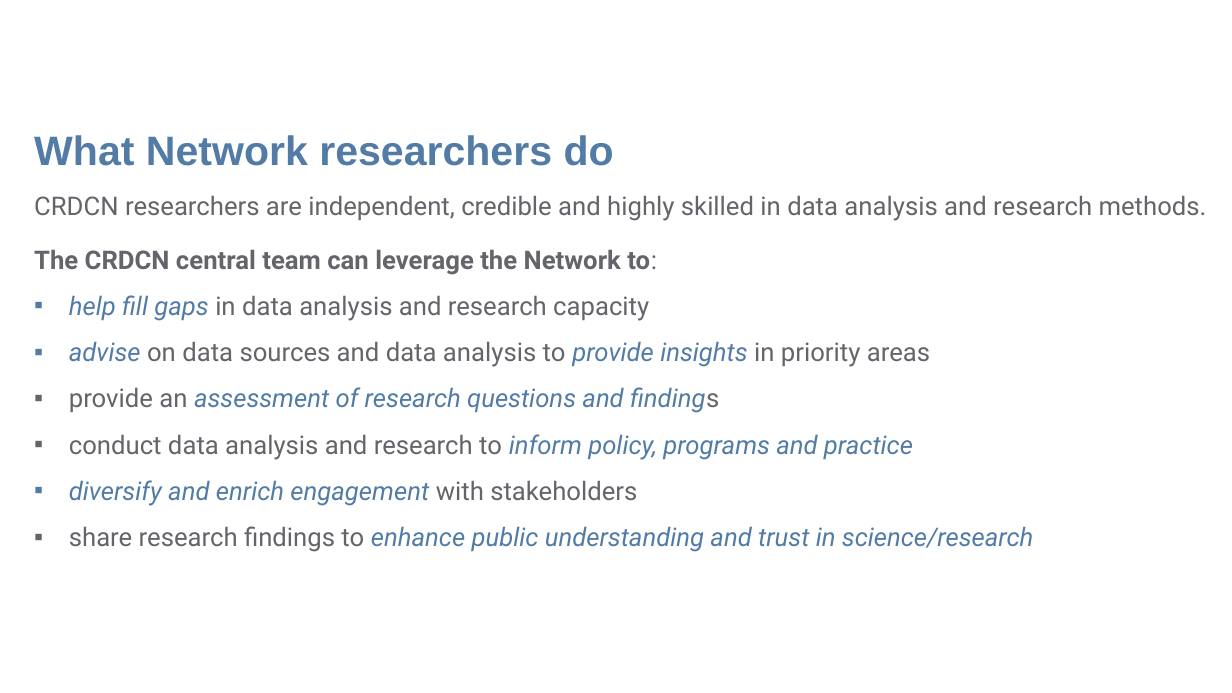
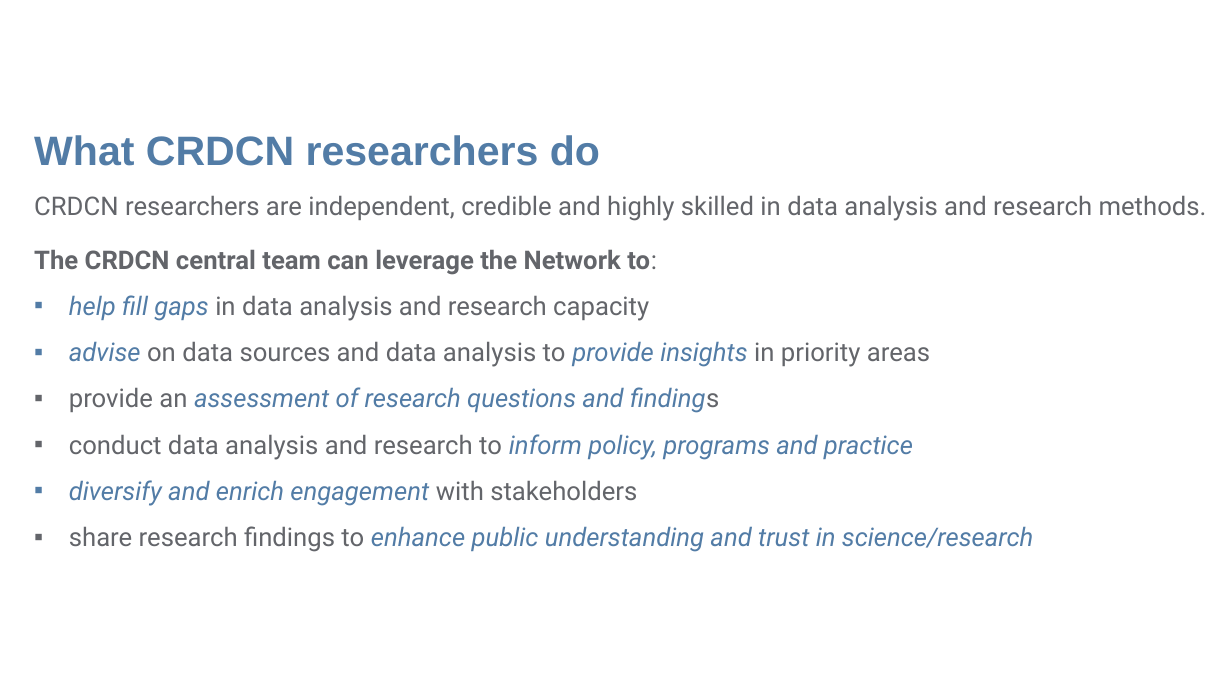
Before and after one commit to CRDCN/RAD_Training, a slide deck: slide 13 of Provincial outreach deck.pptx (slide 10 before the commit). Drawn at 1232x693 pixels with LibreOffice and Linux fonts; fonts in the diff are those of the drawing; background and template pictures are left out. Boxes give left, top, right and bottom in pixels: in the first picture for what was removed or moved away, otherwise in the second. Text is boxed around its words. In the diff, an @@ line names an element or a change of style, - is before the commit and + after.

```diff
--- a/Provincial outreach deck.pptx
+++ b/Provincial outreach deck.pptx
@@ text at <box>34,135,600,166</box>: text changed @@
-What Network researchers do
+What CRDCN researchers do
```
Also in this commit, not shown: 6 other slides changed, 2 slides removed, 2 other files.
